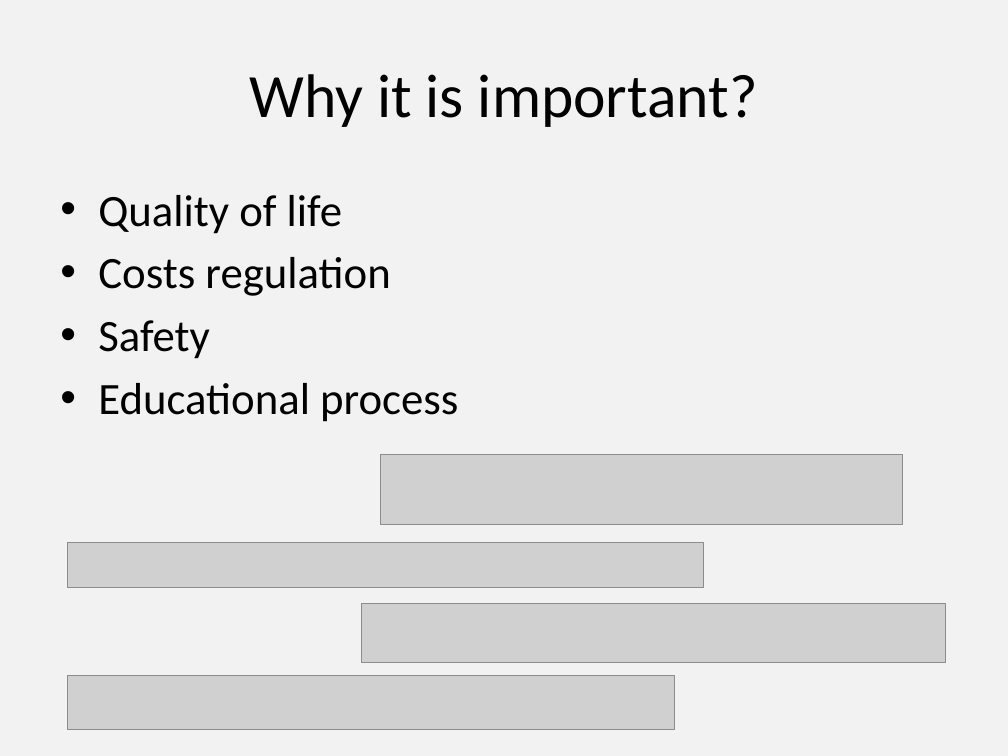
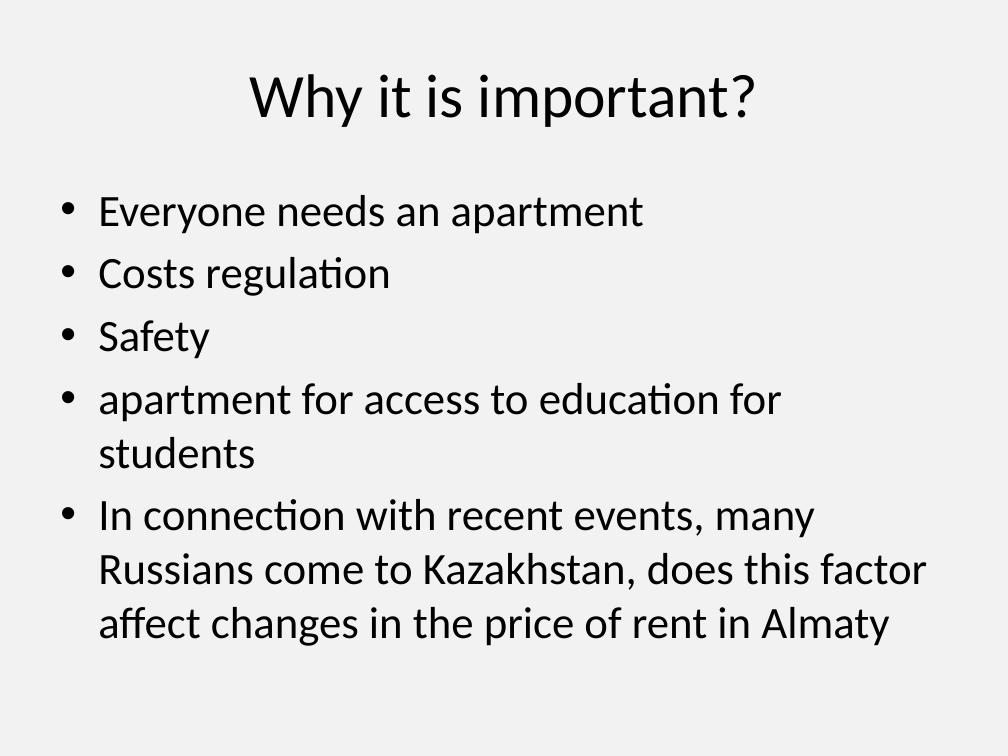
Before and after one commit to Adffta/kbtu_dv, a slide deck: slide 3 of vizualization.pptx. Drawn at 1008x756 pixels with LibreOffice and Linux fonts; fonts in the diff are those of the drawing; grey boxes stand for pictures. Boxes give left, top, right and bottom in pixels: in the first picture for what was removed or moved away, otherwise in the second. Text is boxed around its words. In the diff, an @@ line names an element or a change of style, - is before the commit and + after.

```diff
--- a/vizualization.pptx
+++ b/vizualization.pptx
@@ text at (98, 195, 644, 234): text changed @@
-• Quality of life
+• Everyone needs an apartment
@@ text at (98, 383, 927, 646): text changed @@
-• Educational process
+• apartment for access to education for students
+• In connection with recent events, many Russians come to Kazakhstan, does this factor affect changes in the price of rent in Almaty
@@ picture removed at (380, 455, 902, 525) @@
@@ picture removed at (68, 542, 704, 588) @@
@@ picture removed at (361, 603, 946, 662) @@
@@ picture removed at (68, 675, 674, 730) @@
```
Also in this commit, not shown: 1 other slide changed, 2 slides removed.
